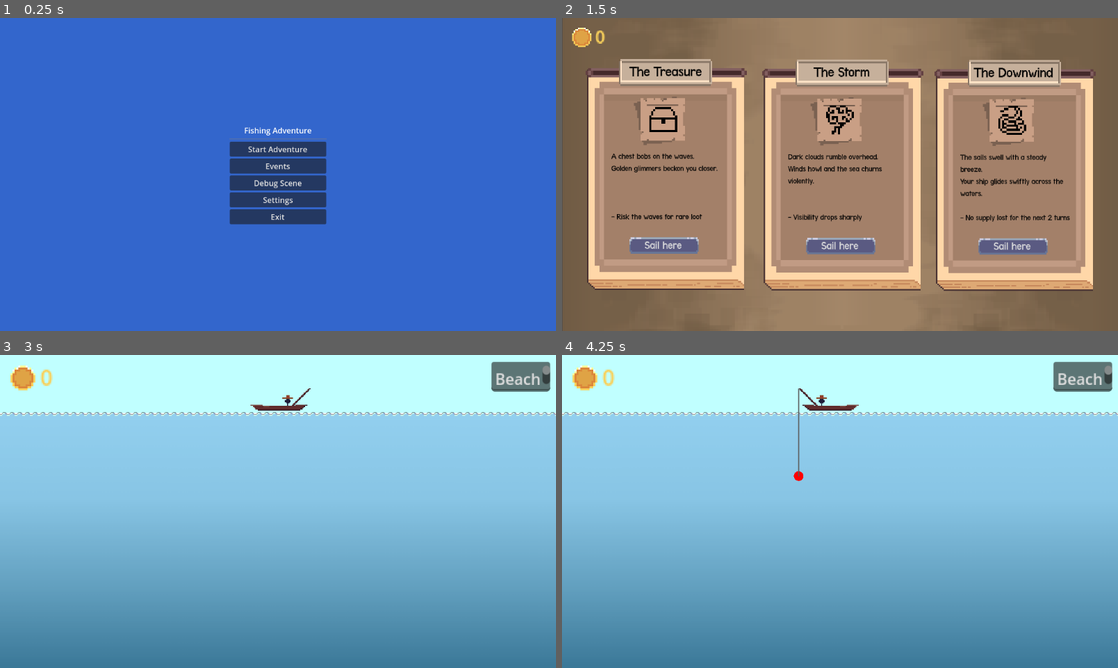
Above: before the commit, frames 1-4 (two rows, left to right).
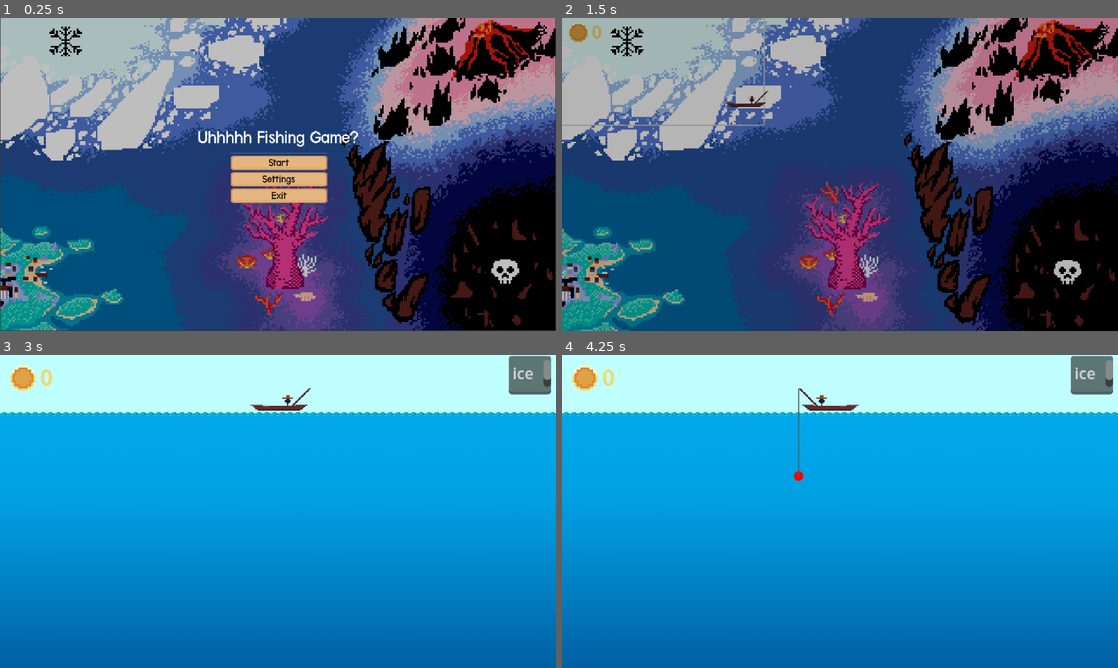
Above: after the commit, the same moments.

Repository: Gugaapo/fishing_game
Game: Godot game, scene res://scenes/main_menu.tscn
Two runs of this game, one before a commit and one after it. Both use one fixed random seed, a clock stepped at 60 frames per second and the inputs below.
Inputs (mouse positions are in pixels of both pictures, inside the frame that each line leads up to):
- Up to frame 1 (0.25 s): no input
- Up to frame 2 (1.5 s): click (840, 165) at 0.5 s, where only the run before the commit has a clickable "Events"; click (662, 71) at 1.27 s
- Up to frame 3 (3 s): tap Enter (ui_accept) at 2, 2.27 s; move the mouse to (400, 495) at 2.02 s; hold Right (ui_right) 2.03-2.75 s; tap Z (fish) at 2.1 s; click (400, 495) at 2.17 s; click "Sail here" at 2.75 s
- Up to frame 4 (4.25 s): tap Enter (ui_accept) at 3.5, 3.77 s; move the mouse to (728, 527) at 3.52 s; hold Left (ui_left) from 3.53 s (still down); tap Z (fish) at 3.6 s; click (728, 527) at 3.67 s

The runs differ from the first frame. In frame 1, 99% of the frame differs, in the area x 0-100%, y 0-100%; in frame 2, 99%; in frame 3, 82%; in frame 4, 82%.

Commit message:
more sfx

Diff:
--- a/scenes/main_menu.tscn
+++ b/scenes/main_menu.tscn
@@ -1,6 +1,18 @@
-[gd_scene load_steps=2 format=3 uid="uid://bqxvhqxqxqxqx"]
+[gd_scene load_steps=10 format=3 uid="uid://bqxvhqxqxqxqx"]
 
 [ext_resource type="Script" path="res://scripts/menu_scripts/main_menu.gd" id="1_0x0x0"]
+[ext_resource type="AudioStream" uid="uid://cospfqyy1csub" path="res://assets/sfx/sfx_UIButton1.wav" id="2_2kqm2"]
+[ext_resource type="Texture2D" uid="uid://buirb5qfqk2yd" path="res://assets/sprites/Atlas.png" id="2_jcbaa"]
+[ext_resource type="FontFile" uid="uid://clkjta5vgibng" path="res://assets/fonts/Terminal-Grotesque-master/terminal-grotesque.ttf" id="3_1yaj0"]
+[ext_resource type="Texture2D" uid="uid://5ghswov4ey3o" path="res://assets/Complete_UI_Book_Styles_Pack_Free_v1.0/01_TravelBookLite/Sprites/UI_TravelBook_FrameSelect01b.png" id="4_bbpkx"]
+[ext_resource type="Texture2D" uid="uid://brxy8fnrrloss" path="res://assets/Complete_UI_Book_Styles_Pack_Free_v1.0/01_TravelBookLite/Sprites/UI_TravelBook_FrameSelect01a.png" id="5_kuwjr"]
+[ext_resource type="AudioStream" uid="uid://t3sxpewrta8q" path="res://assets/sfx/sfx_colectingFish.wav" id="7_36lo7"]
+
+[sub_resource type="StyleBoxTexture" id="StyleBoxTexture_33602"]
+texture = ExtResource("4_bbpkx")
+
+[sub_resource type="StyleBoxTexture" id="StyleBoxTexture_hjaa7"]
+texture = ExtResource("5_kuwjr")
 
 [node name="MainMenu" type="Control"]
 layout_mode = 3
@@ -11,54 +23,113 @@
 grow_vertical = 2
 script = ExtResource("1_0x0x0")
 
+[node name="Sprite2D" type="Sprite2D" parent="."]
+position = Vector2(576.076, 323.699)
+scale = Vector2(1.19776, 1.19741)
+texture = ExtResource("2_jcbaa")
+
 [node name="Background" type="ColorRect" parent="."]
+z_index = 1
 layout_mode = 1
 anchors_preset = 15
 anchor_right = 1.0
 anchor_bottom = 1.0
 grow_horizontal = 2
 grow_vertical = 2
-color = Color(0.2, 0.4, 0.8, 1)
+color = Color(0, 0, 0, 0.254902)
+
+[node name="Title" type="Label" parent="."]
+z_index = 2
+layout_mode = 2
+offset_left = 348.5
+offset_top = 224.0
+offset_right = 803.5
+offset_bottom = 273.0
+theme_override_fonts/font = ExtResource("3_1yaj0")
+theme_override_font_sizes/font_size = 36
+text = "Uhhhhh Fishing Game?"
+horizontal_alignment = 1
+vertical_alignment = 1
 
 [node name="VBoxContainer" type="VBoxContainer" parent="."]
+z_index = 2
 layout_mode = 1
 anchors_preset = 8
 anchor_left = 0.5
 anchor_top = 0.5
 anchor_right = 0.5
 anchor_bottom = 0.5
-offset_left = -100.0
-offset_top = -100.0
-offset_right = 100.0
-offset_bottom = 100.0
+offset_left = -98.0
+offset_top = -47.0
+offset_right = 102.0
+offset_bottom = 153.0
 grow_horizontal = 2
 grow_vertical = 2
-
-[node name="Title" type="Label" parent="VBoxContainer"]
-layout_mode = 2
-text = "Fishing Adventure"
-horizontal_alignment = 1
-vertical_alignment = 1
 
 [node name="HSeparator" type="HSeparator" parent="VBoxContainer"]
 layout_mode = 2
 
 [node name="StartButton" type="Button" parent="VBoxContainer"]
+custom_minimum_size = Vector2(0, 30)
 layout_mode = 2
-text = "Start Adventure"
+theme_override_colors/font_color = Color(0, 0, 0, 1)
+theme_override_colors/font_pressed_color = Color(0, 0, 0, 1)
+theme_override_colors/font_disabled_color = Color(0, 0, 0, 1)
+theme_override_fonts/font = ExtResource("3_1yaj0")
+theme_override_font_sizes/font_size = 21
+theme_override_styles/normal = SubResource("StyleBoxTexture_33602")
+theme_override_styles/hover = SubResource("StyleBoxTexture_hjaa7")
+theme_override_styles/pressed = SubResource("StyleBoxTexture_hjaa7")
+theme_override_styles/disabled = SubResource("StyleBoxTexture_33602")
+text = "Start"
+
+[node name="SettingsButton" type="Button" parent="VBoxContainer"]
+custom_minimum_size = Vector2(0, 30)
+layout_mode = 2
+theme_override_colors/font_color = Color(0, 0, 0, 1)
+theme_override_colors/font_pressed_color = Color(0, 0, 0, 1)
+theme_override_colors/font_disabled_color = Color(0, 0, 0, 1)
+theme_override_fonts/font = ExtResource("3_1yaj0")
+theme_override_font_sizes/font_size = 21
+theme_override_styles/normal = SubResource("StyleBoxTexture_33602")
+theme_override_styles/hover = SubResource("StyleBoxTexture_hjaa7")
+theme_override_styles/pressed = SubResource("StyleBoxTexture_hjaa7")
+theme_override_styles/disabled = SubResource("StyleBoxTexture_33602")
+text = "Settings"
+
+[node name="ExitButton" type="Button" parent="VBoxContainer"]
+custom_minimum_size = Vector2(0, 30)
+layout_mode = 2
+theme_override_colors/font_color = Color(0, 0, 0, 1)
+theme_override_colors/font_pressed_color = Color(0, 0, 0, 1)
+theme_override_colors/font_disabled_color = Color(0, 0, 0, 1)
+theme_override_fonts/font = ExtResource("3_1yaj0")
+theme_override_font_sizes/font_size = 21
+theme_override_styles/normal = SubResource("StyleBoxTexture_33602")
+theme_override_styles/hover = SubResource("StyleBoxTexture_hjaa7")
+theme_override_styles/pressed = SubResource("StyleBoxTexture_hjaa7")
+theme_override_styles/disabled = SubResource("StyleBoxTexture_33602")
+text = "Exit"
 
 [node name="EventsButton" type="Button" parent="VBoxContainer"]
+visible = false
 layout_mode = 2
 text = "Events"
 
 [node name="DebugButton" type="Button" parent="VBoxContainer"]
+visible = false
 layout_mode = 2
 text = "Debug Scene"
 
-[node name="SettingsButton" type="Button" parent="VBoxContainer"]
-layout_mode = 2
-text = "Settings"
+[node name="AudioStreamPlayer2D" type="AudioStreamPlayer2D" parent="VBoxContainer"]
+stream = ExtResource("2_2kqm2")
 
-[node name="ExitButton" type="Button" parent="VBoxContainer"]
-layout_mode = 2
-text = "Exit"
+[node name="AudioStreamPlayer2D" type="AudioStreamPlayer2D" parent="."]
+stream = ExtResource("7_36lo7")
+autoplay = true
+
+[connection signal="pressed" from="VBoxContainer/StartButton" to="VBoxContainer/AudioStreamPlayer2D" method="play"]
+[connection signal="pressed" from="VBoxContainer/SettingsButton" to="VBoxContainer/AudioStreamPlayer2D" method="play"]
+[connection signal="pressed" from="VBoxContainer/ExitButton" to="VBoxContainer/AudioStreamPlayer2D" method="play"]
+[connection signal="pressed" from="VBoxContainer/EventsButton" to="VBoxContainer/AudioStreamPlayer2D" method="play"]
+[connection signal="pressed" from="VBoxContainer/DebugButton" to="VBoxContainer/AudioStreamPlayer2D" method="play"]
--- a/scenes/map.tscn
+++ b/scenes/map.tscn
@@ -1,9 +1,15 @@
-[gd_scene load_steps=5 format=3 uid="uid://bmhhcw7wjro4l"]
+[gd_scene load_steps=11 format=3 uid="uid://bmhhcw7wjro4l"]
 
 [ext_resource type="Script" path="res://scenes/map_controller.gd" id="1_0j483"]
 [ext_resource type="Texture2D" uid="uid://bbh4ryk1mi3u6" path="res://assets/sprites/barco-grande.png" id="2_33n60"]
 [ext_resource type="Texture2D" uid="uid://buirb5qfqk2yd" path="res://assets/sprites/Atlas.png" id="3_hn4lp"]
 [ext_resource type="PackedScene" uid="uid://c21t1t84okty6" path="res://scenes/UI_scenes/money_display.tscn" id="4_1n1qu"]
+[ext_resource type="AudioStream" uid="uid://d31e7a5lustns" path="res://assets/sfx/sfx_bigBubble1.wav" id="4_pr8p7"]
+[ext_resource type="AudioStream" uid="uid://i0ajtculjn50" path="res://assets/music/Music_Theme1.wav" id="5_bjftn"]
+[ext_resource type="AudioStream" uid="uid://bkuca5jelqb5i" path="res://assets/music/MusicTheme4_IceSea.wav" id="6_20wfg"]
+[ext_resource type="AudioStream" uid="uid://dd1st7ktuecqt" path="res://assets/music/MusicTheme3_WarmWaters.wav" id="7_maw6y"]
+[ext_resource type="AudioStream" uid="uid://b4m282wbaaxem" path="res://assets/music/MusicTheme2_CoralSea.wav" id="8_2dwpl"]
+[ext_resource type="AudioStream" uid="uid://c1ypkchxptsrx" path="res://assets/music/MusicTheme5_AbyssalSea.wav" id="9_f750t"]
 
 [node name="Map" type="Node2D"]
 script = ExtResource("1_0j483")
@@ -40,6 +46,12 @@
 offset_bottom = 625.0
 flat = true
 
+[node name="Bubble" type="AudioStreamPlayer2D" parent="Interface/TextureRect/TutorialButton"]
+stream = ExtResource("4_pr8p7")
+
+[node name="TutorialSong" type="AudioStreamPlayer2D" parent="Interface/TextureRect/TutorialButton"]
+stream = ExtResource("5_bjftn")
+
 [node name="IceButton" type="Button" parent="Interface/TextureRect"]
 layout_mode = 0
 offset_left = -2.0
@@ -47,6 +59,12 @@
 offset_right = 418.0
 offset_bottom = 213.0
 flat = true
+
+[node name="Bubble" type="AudioStreamPlayer2D" parent="Interface/TextureRect/IceButton"]
+stream = ExtResource("4_pr8p7")
+
+[node name="IceSong" type="AudioStreamPlayer2D" parent="Interface/TextureRect/IceButton"]
+stream = ExtResource("6_20wfg")
 
 [node name="HeatButton" type="Button" parent="Interface/TextureRect"]
 layout_mode = 0
@@ -56,6 +74,12 @@
 offset_bottom = 176.0
 flat = true
 
+[node name="Bubble" type="AudioStreamPlayer2D" parent="Interface/TextureRect/HeatButton"]
+stream = ExtResource("4_pr8p7")
+
+[node name="HeatSong" type="AudioStreamPlayer2D" parent="Interface/TextureRect/HeatButton"]
+stream = ExtResource("7_maw6y")
+
 [node name="CoraisButton" type="Button" parent="Interface/TextureRect"]
 layout_mode = 0
 offset_left = 508.0
@@ -63,6 +87,12 @@
 offset_right = 664.0
 offset_bottom = 542.0
 flat = true
+
+[node name="Bubble" type="AudioStreamPlayer2D" parent="Interface/TextureRect/CoraisButton"]
+stream = ExtResource("4_pr8p7")
+
+[node name="CoralSong" type="AudioStreamPlayer2D" parent="Interface/TextureRect/CoraisButton"]
+stream = ExtResource("8_2dwpl")
 
 [node name="AbyssButton" type="Button" parent="Interface/TextureRect"]
 layout_mode = 0
@@ -72,8 +102,30 @@
 offset_bottom = 624.0
 flat = true
 
+[node name="Bubble" type="AudioStreamPlayer2D" parent="Interface/TextureRect/AbyssButton"]
+stream = ExtResource("4_pr8p7")
+
+[node name="AbyssSong" type="AudioStreamPlayer2D" parent="Interface/TextureRect/AbyssButton"]
+stream = ExtResource("9_f750t")
+
 [node name="MoneyDisplay" parent="." instance=ExtResource("4_1n1qu")]
 offset_left = -562.0
 offset_top = -314.0
 offset_right = -562.0
 offset_bottom = -314.0
+
+[connection signal="mouse_entered" from="Interface/TextureRect/TutorialButton" to="Interface/TextureRect/TutorialButton/TutorialSong" method="play"]
+[connection signal="mouse_exited" from="Interface/TextureRect/TutorialButton" to="Interface/TextureRect/TutorialButton/TutorialSong" method="stop"]
+[connection signal="pressed" from="Interface/TextureRect/TutorialButton" to="Interface/TextureRect/TutorialButton/Bubble" method="play"]
+[connection signal="mouse_entered" from="Interface/TextureRect/IceButton" to="Interface/TextureRect/IceButton/IceSong" method="play"]
+[connection signal="mouse_exited" from="Interface/TextureRect/IceButton" to="Interface/TextureRect/IceButton/IceSong" method="stop"]
+[connection signal="pressed" from="Interface/TextureRect/IceButton" to="Interface/TextureRect/IceButton/Bubble" method="play"]
+[connection signal="mouse_entered" from="Interface/TextureRect/HeatButton" to="Interface/TextureRect/HeatButton/HeatSong" method="play"]
+[connection signal="mouse_exited" from="Interface/TextureRect/HeatButton" to="Interface/TextureRect/HeatButton/HeatSong" method="stop"]
+[connection signal="pressed" from="Interface/TextureRect/HeatButton" to="Interface/TextureRect/HeatButton/Bubble" method="play"]
+[connection signal="mouse_entered" from="Interface/TextureRect/CoraisButton" to="Interface/TextureRect/CoraisButton/CoralSong" method="play"]
+[connection signal="mouse_exited" from="Interface/TextureRect/CoraisButton" to="Interface/TextureRect/CoraisButton/CoralSong" method="stop"]
+[connection signal="pressed" from="Interface/TextureRect/CoraisButton" to="Interface/TextureRect/CoraisButton/Bubble" method="play"]
+[connection signal="mouse_entered" from="Interface/TextureRect/AbyssButton" to="Interface/TextureRect/AbyssButton/AbyssSong" method="play"]
+[connection signal="mouse_exited" from="Interface/TextureRect/AbyssButton" to="Interface/TextureRect/AbyssButton/AbyssSong" method="stop"]
+[connection signal="pressed" from="Interface/TextureRect/AbyssButton" to="Interface/TextureRect/AbyssButton/Bubble" method="play"]
--- a/scenes/map_controller.gd
+++ b/scenes/map_controller.gd
@@ -3,6 +3,14 @@
 @onready var boat: Node2D = $boat
 @export var boat_positions: Array[Vector2]
 @export var event_scene_path: String = "res://scenes/Events_scene/events.tscn"
+
+# Fade settings
+@export var fade_color: Color = Color.BLACK
+@export var fade_duration: float = 0.6
+
+var _is_transitioning := false
+var _fade_layer: CanvasLayer
+var _fade_rect: ColorRect
 
 func _ready():
 	# Hover connections
@@ -19,6 +27,9 @@
 	_connect_click($Interface/TextureRect/CoraisButton, "coral")
 	_connect_click($Interface/TextureRect/AbyssButton, "abyss")
 
+	# Create the fade overlay (starts invisible and NOT intercepting input)
+	_create_fader()
+
 func _on_button_hover(index: int) -> void:
 	if index >= 0 and index < boat_positions.size():
 		var tween := create_tween()
@@ -34,6 +45,52 @@
 		_on_button_click(key)
 
 func _on_button_click(key: String) -> void:
+	if _is_transitioning:
+		return
+	_is_transitioning = true
+
 	Globals.current_level = key
 	print("Loading:", event_scene_path, "| Level:", Globals.current_level)
-	get_tree().change_scene_to_file(event_scene_path)
+
+	# Fade to black, then change scene
+	_fade_and_change(event_scene_path)
+
+# ---- Fade helpers ----
+func _create_fader() -> void:
+	_fade_layer = CanvasLayer.new()
+	_fade_layer.layer = 100  # draw on top
+	add_child(_fade_layer)
+
+	_fade_rect = ColorRect.new()
+	_fade_rect.color = Color(fade_color.r, fade_color.g, fade_color.b, 0.0) # fully transparent
+	_fade_rect.mouse_filter = Control.MOUSE_FILTER_IGNORE  # do NOT block input while transparent
+	_fade_rect.z_index = 1000
+
+	# Fill entire viewport
+	_fade_rect.anchor_left = 0.0
+	_fade_rect.anchor_top = 0.0
+	_fade_rect.anchor_right = 1.0
+	_fade_rect.anchor_bottom = 1.0
+	_fade_rect.offset_left = 0
+	_fade_rect.offset_top = 0
+	_fade_rect.offset_right = 0
+	_fade_rect.offset_bottom = 0
+
+	_fade_rect.visible = false  # start hidden so nothing looks off at load
+	_fade_layer.add_child(_fade_rect)
+
+func _fade_and_change(path: String) -> void:
+	_fade_rect.visible = true
+	_fade_rect.mouse_filter = Control.MOUSE_FILTER_STOP  # block clicks during fade
+
+	var t := create_tween()
+	t.set_trans(Tween.TRANS_SINE).set_ease(Tween.EASE_IN_OUT)
+
+	# animate the ColorRect's color alpha from 0 -> 1
+	t.tween_property(
+		_fade_rect,
+		"color",
+		Color(fade_color.r, fade_color.g, fade_color.b, 1.0),
+		fade_duration
+	)
+	t.tween_callback(func(): get_tree().change_scene_to_file(path))
--- a/scripts/event_scripts/events.gd
+++ b/scripts/event_scripts/events.gd
@@ -6,6 +6,12 @@
 @export var volcano_path: String = "res://scenes/levels/volcano.tscn"
 @export var coral_path: String = "res://scenes/levels/coral.tscn"
 @export var abyss_path: String = "res://scenes/levels/abyss.tscn"
+
+# --- Fade-in settings ---
+@export var fade_in_color: Color = Color.BLACK
+@export var fade_in_duration: float = 0.6
+var _fade_layer: CanvasLayer
+var _fade_rect: ColorRect
 
 var eventNames: Array[String] = [
 	"The Downwind",
@@ -22,6 +28,10 @@
 func _ready():
 	rng.randomize()
 
+	# Create and run fade-in
+	_create_fader()
+	_fade_in()
+
 	var pool: Array[String] = eventNames.duplicate()
 	pool.shuffle()
 
@@ -35,7 +45,6 @@
 		push_warning("More roots than available events; extra roots were not assigned.")
 
 func _assign_event_to_root(root: Node, event_name: String) -> void:
-	# 1) Immediately fill the UI under this root
 	var panel: EventPanel = _find_event_panel(root)
 	if panel:
 		var ok := panel.show_event(event_name)
@@ -44,11 +53,9 @@
 	else:
 		push_warning("EventPanel not found under %s" % root.name)
 
-	# 2) (Optional) Also hook the SailButton to change scene using this assigned event
 	var button: BaseButton = root.find_child("SailButton", true, false) as BaseButton
 	if button:
 		if not button.pressed.is_connected(Callable(self, "_on_sail_button_pressed")):
-			# capture event_name for this specific root
 			button.pressed.connect(func():
 				Globals.current_event = event_name
 				_on_sail_button_pressed()
@@ -57,7 +64,6 @@
 		push_warning("SailButton not found under %s" % root.name)
 
 func _find_event_panel(n: Node) -> EventPanel:
-	# Depth-first search for a node of type EventPanel inside 'n'
 	var p: EventPanel = n as EventPanel
 	if p:
 		return p
@@ -72,7 +78,7 @@
 	await get_tree().process_frame
 	await get_tree().create_timer(0.12).timeout
 
-	var lvl := Globals.current_level
+	var lvl := String(Globals.current_level).strip_edges().to_lower()
 	var lvl_path: String
 	match lvl:
 		"beach":   lvl_path = beach_path
@@ -82,3 +88,40 @@
 		"abyss":   lvl_path = abyss_path
 		_:         lvl_path = beach_path
 	get_tree().change_scene_to_file(lvl_path)
+
+# --- Fade-in helpers ---
+func _create_fader() -> void:
+	_fade_layer = CanvasLayer.new()
+	_fade_layer.layer = 100
+	add_child(_fade_layer)
+
+	_fade_rect = ColorRect.new()
+	_fade_rect.z_index = 1000
+	_fade_rect.color = Color(fade_in_color.r, fade_in_color.g, fade_in_color.b, 1.0) # start opaque
+	_fade_rect.mouse_filter = Control.MOUSE_FILTER_STOP   # block clicks during fade
+
+	# Fill viewport
+	_fade_rect.anchor_left = 0.0
+	_fade_rect.anchor_top = 0.0
+	_fade_rect.anchor_right = 1.0
+	_fade_rect.anchor_bottom = 1.0
+	_fade_rect.offset_left = 0
+	_fade_rect.offset_top = 0
+	_fade_rect.offset_right = 0
+	_fade_rect.offset_bottom = 0
+
+	_fade_layer.add_child(_fade_rect)
+
+func _fade_in() -> void:
+	var t := create_tween()
+	t.set_trans(Tween.TRANS_SINE).set_ease(Tween.EASE_IN_OUT)
+	t.tween_property(
+		_fade_rect,
+		"color",
+		Color(fade_in_color.r, fade_in_color.g, fade_in_color.b, 0.0),
+		fade_in_duration
+	)
+	t.tween_callback(func():
+		_fade_rect.visible = false
+		_fade_rect.mouse_filter = Control.MOUSE_FILTER_IGNORE # no longer intercept input
+	)
--- a/scripts/menu_scripts/main_menu.gd
+++ b/scripts/menu_scripts/main_menu.gd
@@ -1,4 +1,12 @@
 extends Control
+
+@export var click_delay: float = 0.35                   # how long to wait before scene change
+@export var click_player_path: NodePath                 # (optional) AudioStreamPlayer for the click sound
+
+@onready var _btn_container: VBoxContainer = $VBoxContainer
+@onready var _click_player: AudioStreamPlayer = get_node_or_null(click_player_path) as AudioStreamPlayer
+
+var _transitioning := false
 
 func _ready():
 	# Connect button signals
@@ -8,22 +16,42 @@
 	$VBoxContainer/SettingsButton.pressed.connect(_on_settings_pressed)
 	$VBoxContainer/ExitButton.pressed.connect(_on_exit_pressed)
 
-func _on_start_pressed():
-	# Change to events scene
-	get_tree().change_scene_to_file("res://scenes/map.tscn")
+func _on_start_pressed() -> void:
+	_go("res://scenes/map.tscn")
 
-func _on_events_pressed():
-	# Change to events scene
-	get_tree().change_scene_to_file("res://scenes/Events_scene/events.tscn")
+func _on_events_pressed() -> void:
+	_go("res://scenes/Events_scene/events.tscn")
 
-func _on_debug_pressed():
-	# Change to debug scene
-	get_tree().change_scene_to_file("res://scenes/fishing_scene/debug_scene.tscn")
+func _on_debug_pressed() -> void:
+	_go("res://scenes/fishing_scene/debug_scene.tscn")
 
-func _on_settings_pressed():
-	# Change to settings scene
-	get_tree().change_scene_to_file("res://scenes/settings.tscn")
+func _on_settings_pressed() -> void:
+	_go("res://scenes/settings.tscn")
 
-func _on_exit_pressed():
-	# Exit the game
+func _on_exit_pressed() -> void:
+	if _transitioning: return
+	_transitioning = true
+	if _click_player: _click_player.play()
+	await get_tree().create_timer(click_delay).timeout
 	get_tree().quit()
+
+# --- Helpers ---
+func _go(path: String) -> void:
+	if _transitioning:
+		return
+	_transitioning = true
+	_set_buttons_enabled(false)
+
+	# Play click sound if provided
+	if _click_player:
+		_click_player.play()
+
+	# Wait a little so the sound is heard
+	await get_tree().create_timer(click_delay).timeout
+
+	get_tree().change_scene_to_file(path)
+
+func _set_buttons_enabled(enabled: bool) -> void:
+	for child in _btn_container.get_children():
+		if child is BaseButton:
+			(child as BaseButton).disabled = not enabled
